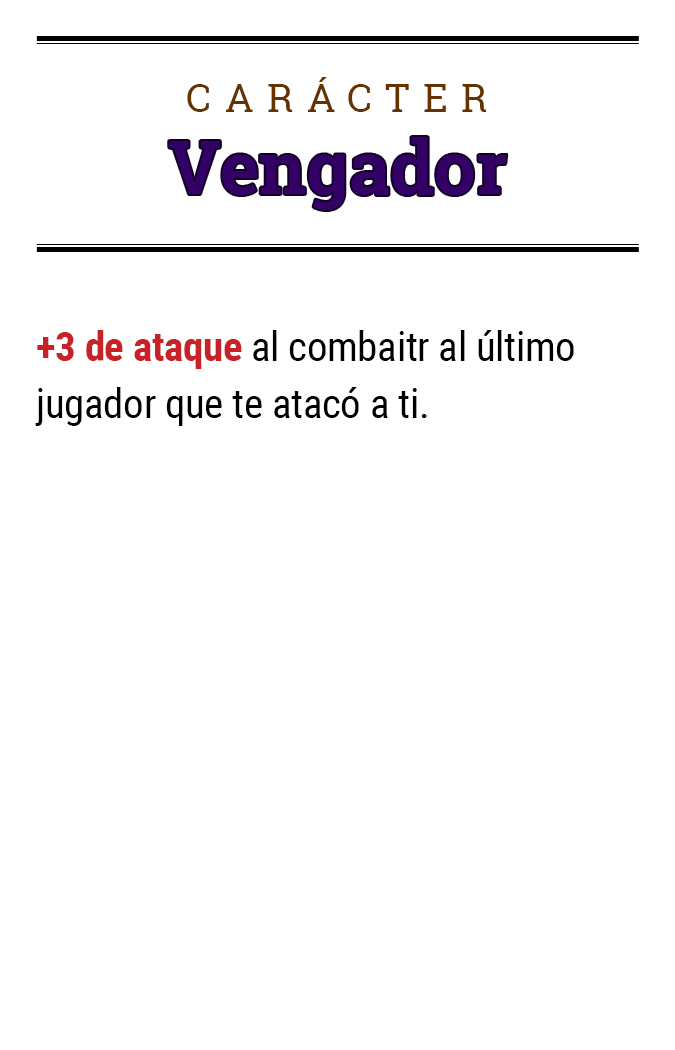
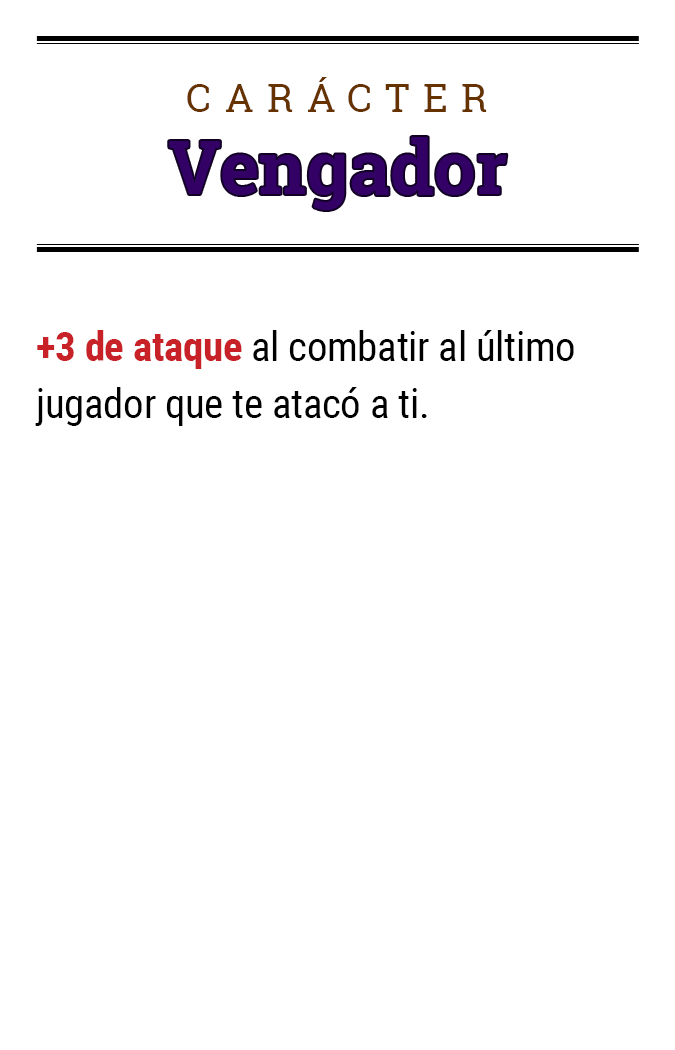
Two versions of the same layered image (675x1050). Layer-by-layer changes:
renamed "+3 de ataque al combaitr al último jugador que te atacó a ti." to "+3 de ataque al combatir al último jugador que te atacó a ti.", painted on it over <box>397,331,417,361</box>
